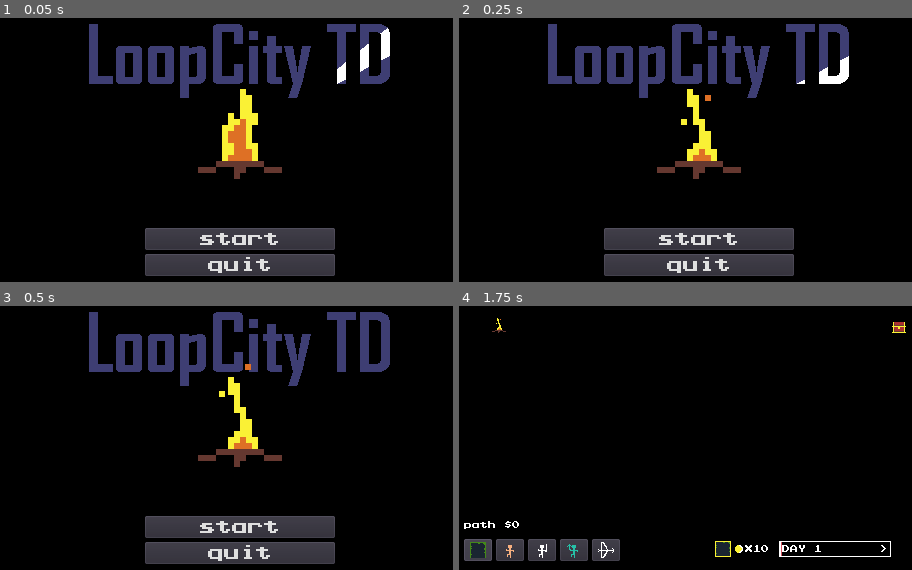
Above: before the commit, frames 1-4 (two rows, left to right).
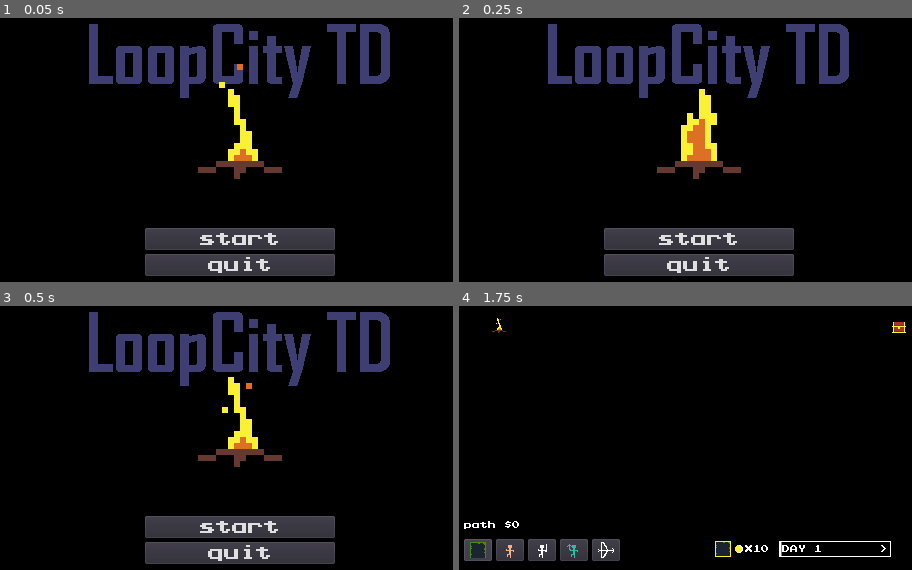
Above: after the commit, the same moments.

Repository: mcerdeira/LoopCityTD
Game: Godot game, scene res://scenes/TitleMenu.tscn
Same seed, same stepped clock (60 frames per second), same inputs: the game is played once before the commit and once after it.
Inputs (mouse positions are in pixels of both pictures, inside the frame that each line leads up to):
- Up to frame 1 (0.05 s): no input
- Up to frame 2 (0.25 s): no input
- Up to frame 3 (0.5 s): no input
- Up to frame 4 (1.75 s): click "start" at 0.5 s; click (477, 548) at 1.25 s

The runs differ from the first frame. In frame 1, 1.9% of the frame differs, in the area x 48-87%, y 3-55%; in frame 2, 1.8%; in frame 3, 0.1%; in frame 4, nothing differs.

Commit message:
Todo comment

Diff:
--- a/scenes/TitleMenu.tscn
+++ b/scenes/TitleMenu.tscn
@@ -47,12 +47,13 @@
 [node name="AnimatedSprite" type="AnimatedSprite" parent="."]
 position = Vector2( 240, 51 )
 frames = SubResource( 1 )
-frame = 6
+frame = 9
 playing = true
 
 [node name="AnimatedSprite2" type="AnimatedSprite" parent="."]
 position = Vector2( 240, 109 )
 frames = SubResource( 2 )
+frame = 3
 playing = true
 
 [node name="start" type="Button" parent="."]
--- a/scripts/base_obj.gd
+++ b/scripts/base_obj.gd
@@ -14,6 +14,7 @@
 	$base_label.text = "Campfire\nH: " + str(life)
 
 func damage(amount):
+	#TODO: Show label for a while
 	life -= amount
 	if life <= 0:
 		life = 0
